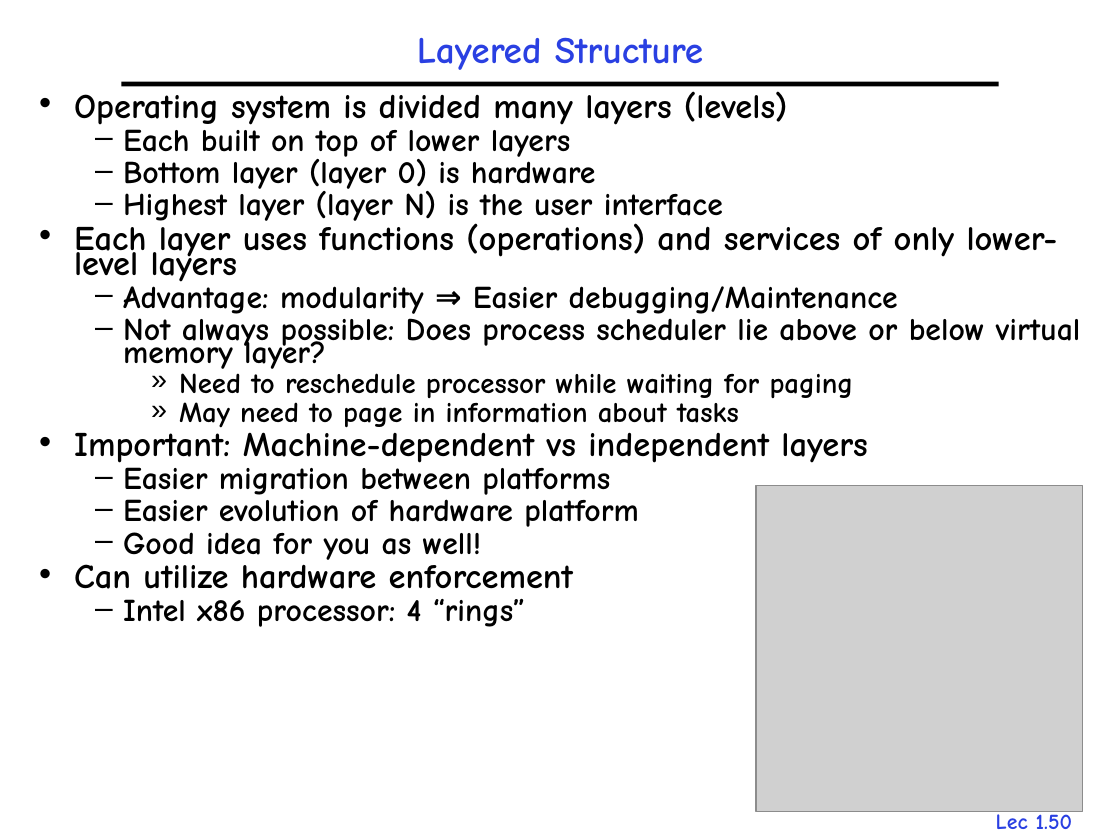
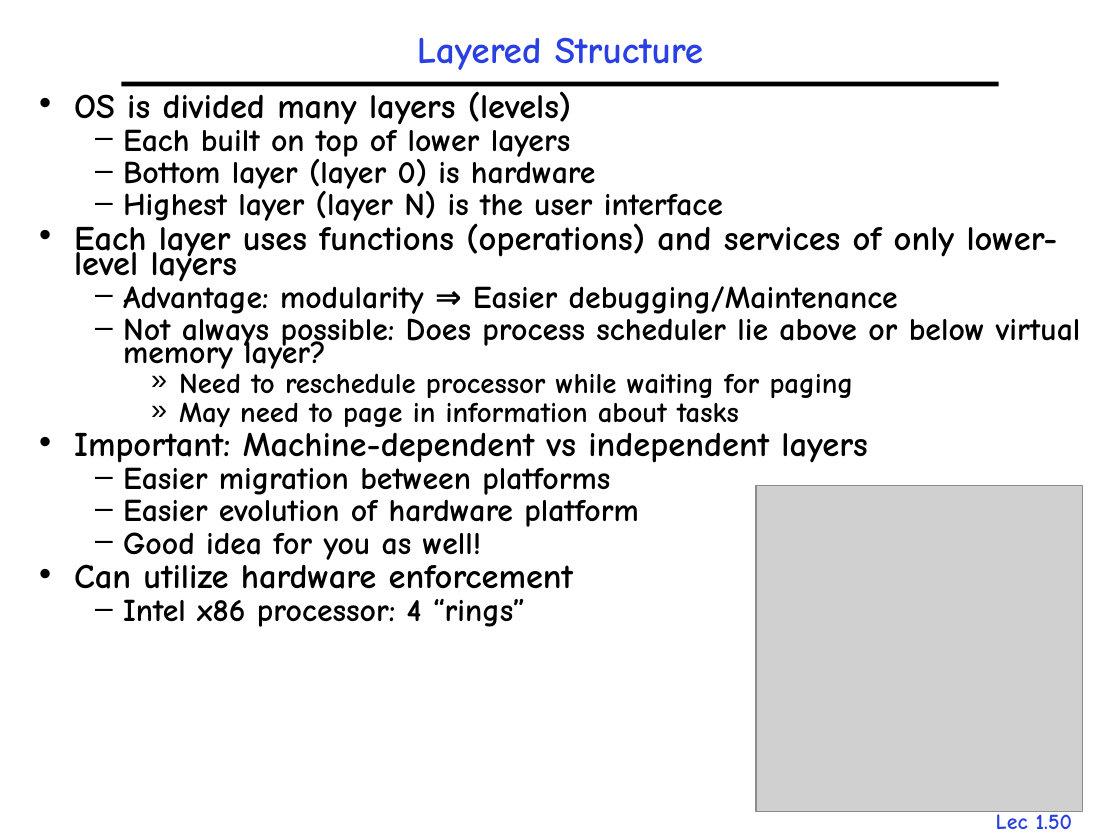
Before and after one commit to gulaoshi/gu.github.io, a slide deck: slide 50 of AdvOS/PPT+papers/L01-Overview.pptx. Drawn at 1120x840 pixels with LibreOffice and Linux fonts; fonts in the diff are those of the drawing; grey boxes stand for pictures. Boxes give left, top, right and bottom in pixels: in the first picture for what was removed or moved away, otherwise in the second. Text is boxed around its words. In the diff, an @@ line names an element or a change of style, - is before the commit and + after.

```diff
--- a/AdvOS/PPT+papers/L01-Overview.pptx
+++ b/AdvOS/PPT+papers/L01-Overview.pptx
@@ text at (x1=74, y1=91, x2=572, y2=130): text changed @@
-• Operating system is divided many layers (levels)
+• OS is divided many layers (levels)
```
Also in this commit, not shown: 11 other slides changed, 6 other files.
